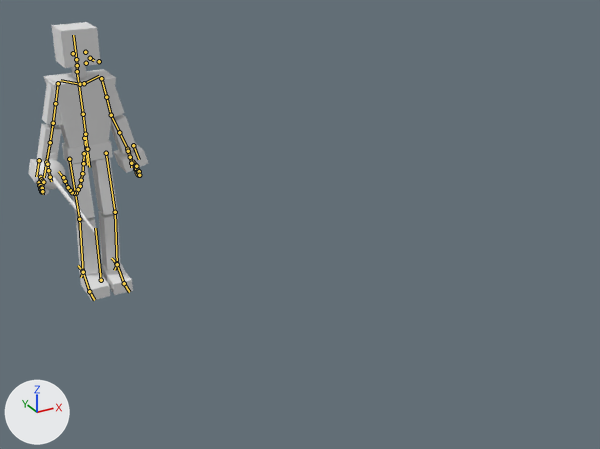
An edit to the Blender file Blender/PlayerRig01.blend, drawn before and after from the same camera.
One viewpoint serves both versions: a 50 mm lens placed at (-1.29, -5.26, 2.72), pointed at (0.65, -1.73, 0.96). Arrows for +X, +Y and +Z are at lower left; the lights stay in place. The bones that bend it are drawn over the model as lines.

In view in the first picture: 'Rapier01_Cube', 'TheChosenOne'.
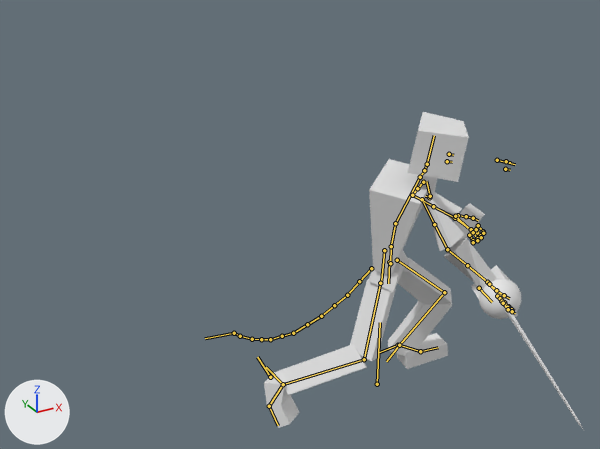
The newer file adds an action. The first version stands in its rest pose; the second is drawn at frame 50 of the action 'Combat_Attack_WildCharge'.

Patch to the scene script:
```diff
--- a/Blender/PlayerRig01.blend.py
+++ b/Blender/PlayerRig01.blend.py
@@ bone_root_bone @@
 bone_root_bone = bpy.data.objects['Armature'].pose.bones['root_bone']
-bone_root_bone.location = (0.0, 0.0, 0.0)
-bone_root_bone.rotation_quaternion = (1.0, 0.0, 0.0, 0.0)  # degrees (0, 0, 0)
+bone_root_bone.location = (1.0, 0.0, 2.0)
+bone_root_bone.rotation_quaternion = (0.76, 0.0, 0.65, 0.0)  # degrees (0, 81, 0)
@@ bone_hip_root @@
 bone_hip_root = bpy.data.objects['Armature'].pose.bones['Hip_root']  # child of 'root_bone'
-bone_hip_root.location = (0.0, 0.0, 0.0)
-bone_hip_root.rotation_quaternion = (1.0, 0.0, 0.0, 0.0)  # degrees (0, 0, 0)
+bone_hip_root.location = (-0.083, 0.16, 0.0)
+bone_hip_root.rotation_quaternion = (0.904, 0.021, 0.423, -0.057)  # degrees (-1, 50, -8)
@@ bone_hipcontrol @@
 bone_hipcontrol = bpy.data.objects['Armature'].pose.bones['HipControl']  # child of 'Hip_root'
-bone_hipcontrol.rotation_quaternion = (1.0, 0.0, 0.0, 0.0)  # degrees (0, 0, 0)
+bone_hipcontrol.rotation_quaternion = (0.999, 0.0, -0.04, -0.002)  # degrees (0, -5, 0)
@@ bone_femur_r @@
 bone_femur_r = bpy.data.objects['Armature'].pose.bones['Femur.R']  # child of 'HipControl'
-bone_femur_r.rotation_quaternion = (1.0, 0.0, 0.0, 0.0)  # degrees (0, 0, 0)
+bone_femur_r.rotation_quaternion = (0.999, -0.003, 0.028, 0.04)  # degrees (0, 3, 5)
@@ bone_femur_l @@
 bone_femur_l = bpy.data.objects['Armature'].pose.bones['Femur.L']  # child of 'HipControl'
-bone_femur_l.rotation_quaternion = (1.0, 0.0, 0.0, 0.0)  # degrees (0, 0, 0)
+bone_femur_l.rotation_quaternion = (0.955, 0.098, -0.123, -0.251)  # degrees (15, -11, -31)
@@ bone_spine_002 @@
 bone_spine_002 = bpy.data.objects['Armature'].pose.bones['spine.002']  # child of 'spine.001'
-bone_spine_002.rotation_quaternion = (1.0, 0.0, 0.0, 0.0)  # degrees (0, 0, 0)
+bone_spine_002.rotation_quaternion = (0.976, 0.08, 0.201, -0.024)  # degrees (9, 23, -1)
@@ bone_spine_003 @@
 bone_spine_003 = bpy.data.objects['Armature'].pose.bones['spine.003']  # child of 'spine.002'
-bone_spine_003.rotation_quaternion = (1.0, 0.0, 0.0, 0.0)  # degrees (0, 0, 0)
+bone_spine_003.rotation_quaternion = (0.987, 0.151, -0.032, -0.047)  # degrees (18, -3, -6)
@@ bone_neck_001 @@
 bone_neck_001 = bpy.data.objects['Armature'].pose.bones['Neck.001']  # child of 'spine.003'
-bone_neck_001.rotation_quaternion = (1.0, 0.0, 0.0, 0.0)  # degrees (0, 0, 0)
+bone_neck_001.rotation_quaternion = (0.979, 0.169, 0.019, -0.103)  # degrees (19, 4, -11)
@@ bone_eye_controller_main @@
 bone_eye_controller_main = bpy.data.objects['Armature'].pose.bones['Eye_Controller_Main']  # child of 'Head'
-bone_eye_controller_main.location = (0.0, 0.0, 0.0)
+bone_eye_controller_main.location = (-0.072, -0.017, 0.0)
@@ bone_humerus_r @@
 bone_humerus_r = bpy.data.objects['Armature'].pose.bones['Humerus.R']  # child of 'Clavicle.R'
-bone_humerus_r.rotation_quaternion = (1.0, 0.0, 0.0, 0.0)  # degrees (0, 0, 0)
+bone_humerus_r.rotation_quaternion = (0.276, -0.124, -0.782, 0.545)  # degrees (75, -163, -31)
@@ bone_humerus_r_001 @@
 bone_humerus_r_001 = bpy.data.objects['Armature'].pose.bones['Humerus.R.001']  # child of 'Humerus.R'
-bone_humerus_r_001.rotation_quaternion = (1.0, 0.0, 0.0, 0.0)  # degrees (0, 0, 0)
+bone_humerus_r_001.rotation_quaternion = (0.063, 0.0, 0.089, 0.0)  # degrees (0, 109, 0)
@@ bone_ulna_r @@
 bone_ulna_r = bpy.data.objects['Armature'].pose.bones['Ulna.R']  # child of 'Humerus.R.001'
-bone_ulna_r.rotation_quaternion = (1.0, 0.0, 0.0, 0.0)  # degrees (0, 0, 0)
+bone_ulna_r.rotation_quaternion = (0.956, -0.073, 0.0, 0.0)  # degrees (-9, 0, 0)
@@ bone_ulna_r_001 @@
 bone_ulna_r_001 = bpy.data.objects['Armature'].pose.bones['Ulna.R.001']  # child of 'Ulna.R'
-bone_ulna_r_001.rotation_quaternion = (1.0, 0.0, 0.0, 0.0)  # degrees (0, 0, 0)
+bone_ulna_r_001.rotation_quaternion = (0.238, 0.0, 0.318, 0.0)  # degrees (0, 106, 0)
@@ bone_hand_r @@
 bone_hand_r = bpy.data.objects['Armature'].pose.bones['Hand.R']  # child of 'Ulna.R.001'
-bone_hand_r.rotation_quaternion = (1.0, 0.0, 0.0, 0.0)  # degrees (0, 0, 0)
+bone_hand_r.rotation_quaternion = (0.974, 0.062, 0.214, -0.029)  # degrees (7, 25, -2)
@@ bone_humerus_l @@
 bone_humerus_l = bpy.data.objects['Armature'].pose.bones['Humerus.L']  # child of 'Clavicle.L'
-bone_humerus_l.rotation_quaternion = (1.0, 0.0, 0.0, 0.0)  # degrees (0, 0, 0)
+bone_humerus_l.rotation_quaternion = (0.922, -0.075, 0.029, -0.379)  # degrees (-9, 0, -45)
@@ bone_humerus_l_001 @@
 bone_humerus_l_001 = bpy.data.objects['Armature'].pose.bones['Humerus.L.001']  # child of 'Humerus.L'
-bone_humerus_l_001.rotation_quaternion = (1.0, 0.0, 0.0, 0.0)  # degrees (0, 0, 0)
+bone_humerus_l_001.rotation_quaternion = (0.995, 0.0, 0.06, 0.0)  # degrees (0, 7, 0)
@@ bone_ulna_l @@
 bone_ulna_l = bpy.data.objects['Armature'].pose.bones['Ulna.L']  # child of 'Humerus.L.001'
-bone_ulna_l.rotation_quaternion = (1.0, 0.0, 0.0, 0.0)  # degrees (0, 0, 0)
+bone_ulna_l.rotation_quaternion = (0.688, -0.584, 0.0, 0.0)  # degrees (-81, 0, 0)
@@ bone_ulna_l_001 @@
 bone_ulna_l_001 = bpy.data.objects['Armature'].pose.bones['Ulna.L.001']  # child of 'Ulna.L'
-bone_ulna_l_001.rotation_quaternion = (1.0, 0.0, 0.0, 0.0)  # degrees (0, 0, 0)
+bone_ulna_l_001.rotation_quaternion = (0.484, 0.0, -0.365, 0.0)  # degrees (0, -74, 0)
@@ bone_foot_control_r @@
 bone_foot_control_r = bpy.data.objects['Armature'].pose.bones['Foot_Control.R']  # child of 'root_bone'
-bone_foot_control_r.location = (0.0, 0.0, 0.0)
-bone_foot_control_r.rotation_quaternion = (1.0, 0.0, 0.0, 0.0)  # degrees (0, 0, 0)
+bone_foot_control_r.location = (-0.02, 0.649, -0.213)
+bone_foot_control_r.rotation_quaternion = (0.815, -0.455, -0.094, 0.347)  # degrees (-55, 9, 41)
@@ bone_tarsals_r @@
 bone_tarsals_r = bpy.data.objects['Armature'].pose.bones['Tarsals.R']  # child of 'Foot_Control.R'
-bone_tarsals_r.rotation_quaternion = (1.0, 0.0, 0.0, 0.0)  # degrees (0, 0, 0)
+bone_tarsals_r.rotation_quaternion = (0.969, 0.217, 0.0, 0.0)  # degrees (25, 0, 0)
@@ bone_foot_control_l @@
 bone_foot_control_l = bpy.data.objects['Armature'].pose.bones['Foot_Control.L']  # child of 'root_bone'
-bone_foot_control_l.location = (0.0, 0.0, 0.0)
-bone_foot_control_l.rotation_quaternion = (1.0, 0.0, 0.0, 0.0)  # degrees (0, 0, 0)
+bone_foot_control_l.location = (0.0, -0.187, 0.032)
+bone_foot_control_l.rotation_quaternion = (0.998, -0.063, 0.0, 0.001)  # degrees (-7, 0, 0)
```

Location of each change, (x1, y1, x2, y2) in pixels of the pictures (600 x 449 px):
'TheChosenOne', posed (104% wider, 14% taller): before (28, 22, 148, 300); after (264, 112, 510, 428)
'Rapier01_Cube', posed (67% wider, 90% taller): before (34, 153, 96, 233); after (479, 276, 583, 429)
bone 'root_bone', root to tip: before (101, 280) to (95, 228); after (377, 384) to (380, 322)
bone 'Hip_root', root to tip: before (84, 138) to (87, 165); after (384, 250) to (381, 281)
bone 'HipControl', root to tip: before (87, 148) to (89, 167); after (389, 262) to (388, 283)
bone 'Femur.R', root to tip: before (69, 159) to (79, 219); after (380, 283) to (364, 359)
bone 'Femur.L', root to tip: before (106, 153) to (115, 212); after (397, 260) to (444, 292)
bone 'spine.002', root to tip: before (85, 134) to (83, 114); after (391, 246) to (395, 223)
bone 'spine.003', root to tip: before (83, 114) to (77, 71); after (395, 223) to (420, 177)
bone 'Neck.001', root to tip: before (77, 71) to (77, 65); after (420, 177) to (424, 170)
bone 'Eye_Controller_Main', root to tip: before (90, 58) to (94, 60); after (497, 160) to (515, 164)
bone 'Humerus.R', root to tip: before (58, 83) to (55, 103); after (422, 199) to (434, 224)
bone 'Humerus.R.001', root to tip: before (55, 103) to (53, 123); after (434, 224) to (447, 249)
bone 'Ulna.R', root to tip: before (53, 123) to (50, 142); after (447, 249) to (467, 265)
bone 'Ulna.R.001', root to tip: before (50, 142) to (46, 162); after (467, 265) to (487, 282)
bone 'Hand.R', root to tip: before (46, 162) to (44, 177); after (487, 282) to (500, 296)
bone 'Humerus.L', root to tip: before (101, 78) to (106, 97); after (423, 182) to (417, 188)
bone 'Humerus.L.001', root to tip: before (106, 97) to (111, 115); after (417, 188) to (412, 195)
bone 'Ulna.L', root to tip: before (111, 115) to (119, 132); after (412, 195) to (433, 206)
bone 'Ulna.L.001', root to tip: before (119, 132) to (127, 149); after (433, 206) to (455, 218)
bone 'Foot_Control.R', root to tip: before (82, 271) to (78, 265); after (270, 377) to (257, 357)
bone 'Tarsals.R', root to tip: before (89, 291) to (83, 272); after (269, 406) to (283, 384)
bone 'Foot_Control.L', root to tip: before (116, 263) to (111, 258); after (398, 345) to (379, 352)
